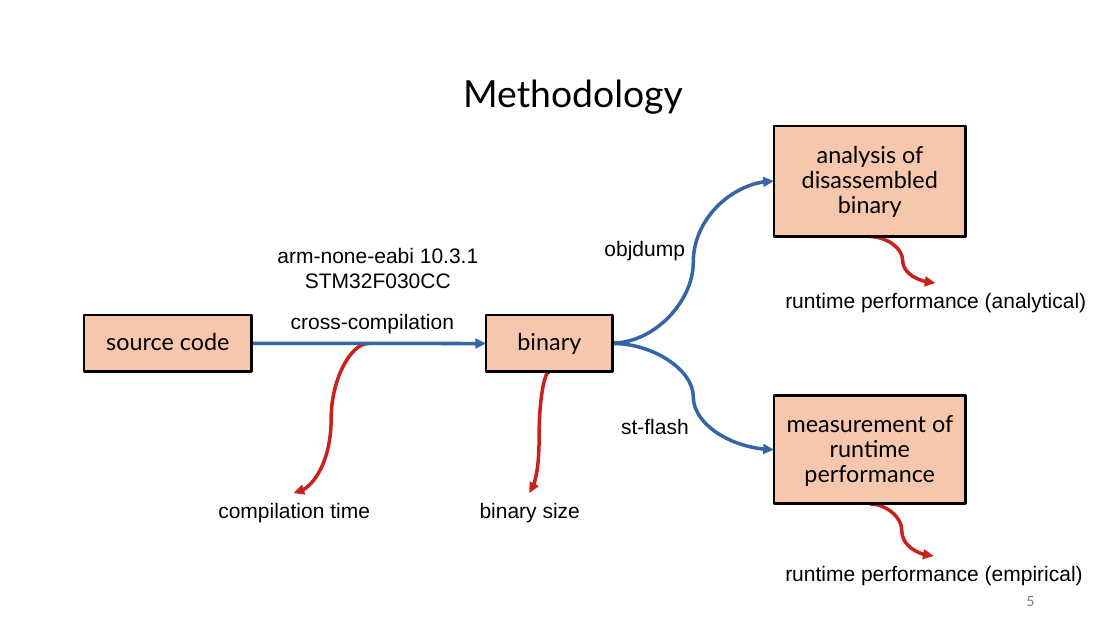
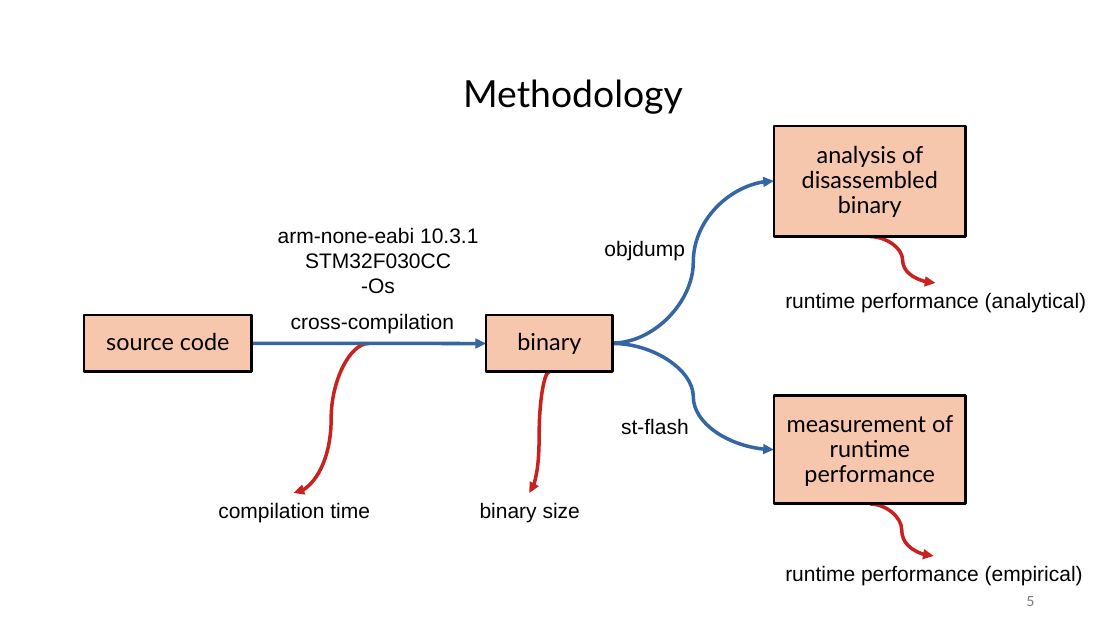
Before and after one commit to janos32783/cppcon_2024_cost_cpp_abstractions, a slide deck: slide 5 of presentation/cppcon.pptx. Drawn at 1120x630 pixels with LibreOffice and Linux fonts; fonts in the diff are those of the drawing. Boxes give left, top, right and bottom in pixels: in the first picture for what was removed or moved away, otherwise in the second. Text is boxed around its words. In the diff, an @@ line names an element or a change of style, - is before the commit and + after.

```diff
--- a/presentation/cppcon.pptx
+++ b/presentation/cppcon.pptx
@@ text "arm-none-eabi 10.3.1": place and size @@
-text "arm-none-eabi 10.3.1" at <box>277,247,478,289</box>
+text "arm-none-eabi 10.3.1" at <box>278,227,478,294</box>
@@ text at <box>361,278,395,294</box>: paragraph added @@
+-Os
```
Also in this commit, not shown: 4 slides added, 2 other files.
